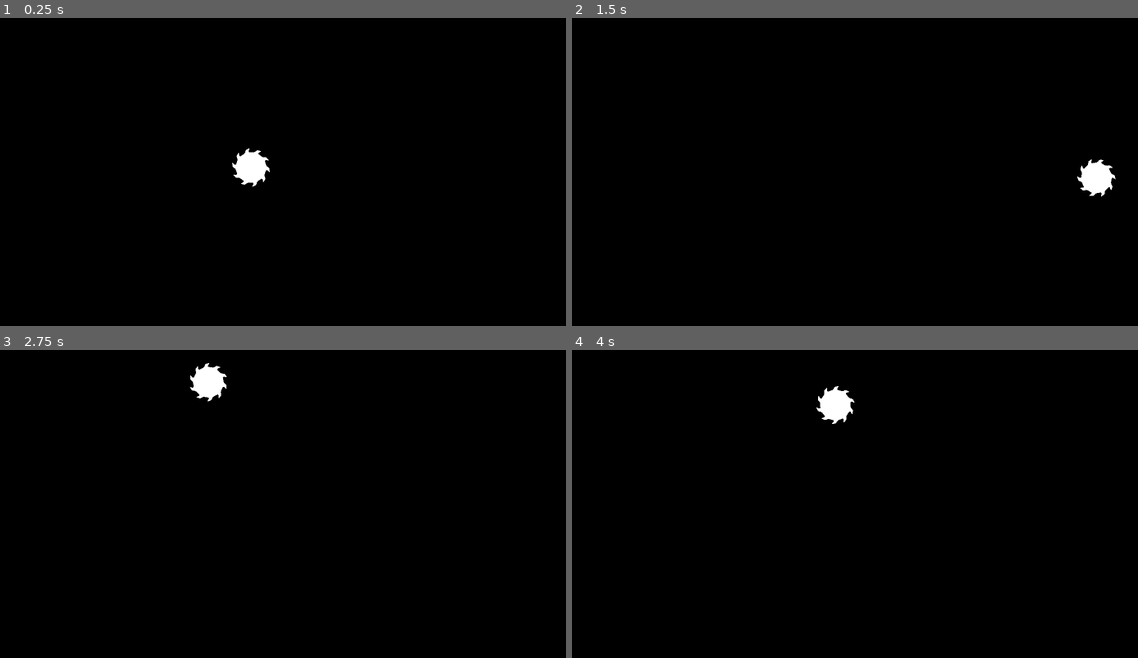
Above: before the commit, frames 1-4 (two rows, left to right).
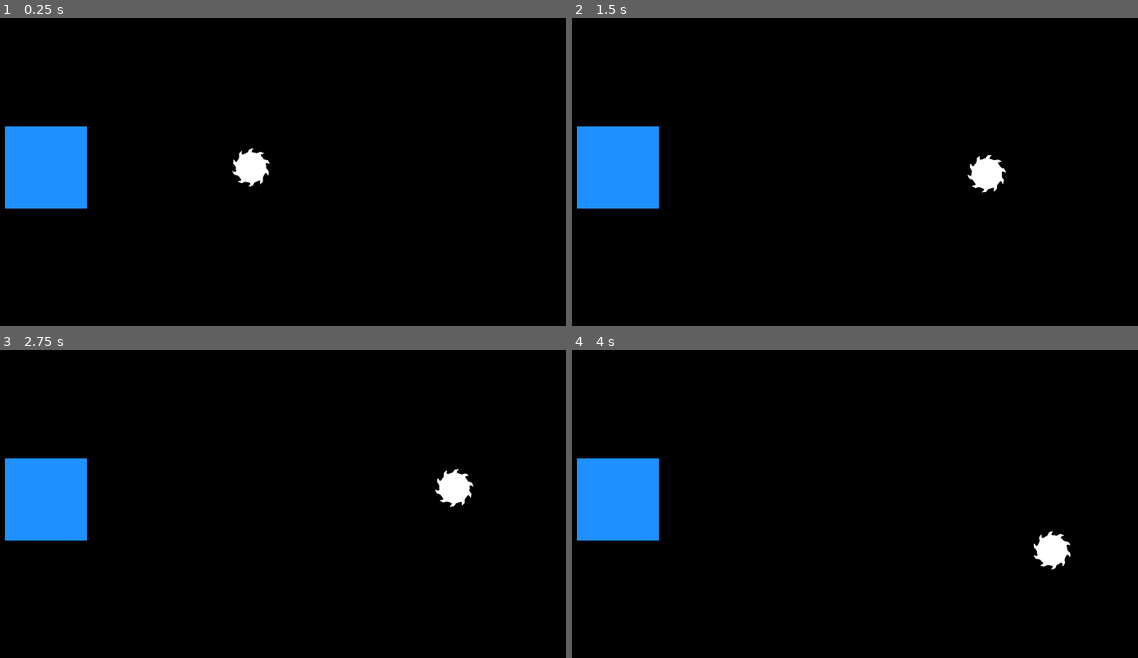
Above: after the commit, the same moments.

Repository: kelliedlynch/SpinGame
Game: Godot game, scene res://Playground/ArenaPlayground.tscn
Two runs of this game, one before a commit and one after it. Both use one fixed random seed, a clock stepped at 60 frames per second and the inputs below.
Inputs:
- Up to frame 1 (0.25 s): no input
- Up to frame 2 (1.5 s): tap Enter (ui_accept) at 0.5, 0.77 s; hold Right (ui_right) 0.53-1.28 s; hold Down (ui_down) from 1.28 s (still down)
- Up to frame 3 (2.75 s): tap Enter (ui_accept) at 1.52 s; release Down (ui_down) at 2.03 s; hold Right (ui_right) from 2.03 s (still down)
- Up to frame 4 (4 s): release Right (ui_right) at 2.78 s; hold Up (ui_up) 2.78-3.53 s; tap Enter (ui_accept) at 3.02, 3.77 s; hold Left (ui_left) from 3.53 s (still down)

The runs differ from the first frame. In frame 1, 4.0% of the frame differs, in the area x 0-48%, y 35-62%; in frame 2, 4.9%; in frame 3, 4.9%, in the area x 0-84%, y 4-62%; in frame 4, 4.9%.

Commit message:
Physics looking much better. Collisions working as intended. Currently trying to properly adjust speed when starting/stopping cuts.

Diff:
--- a/Component/Destructible/DestructibleArea.gd
+++ b/Component/Destructible/DestructibleArea.gd
@@ -1,7 +1,7 @@
 extends Area2D
 class_name DestructibleArea
 
-#var active_watch_area: Area2D = Area2D.new()
+var active_watch_area: Area2D = Area2D.new()
 var watch_radius := 20
 
 #var slowdown_zone := Area2D.new()
@@ -26,16 +26,17 @@
 	#slowdown_zone.linear_damp = 100
 	#slowdown_zone.linear_damp_space_override = SPACE_OVERRIDE_COMBINE
 
-	#add_child(active_watch_area)
+	add_child(active_watch_area)
 	#add_child(slowdown_zone)
 
 
 	area_entered.connect(_on_area_entered)
 	area_exited.connect(_on_area_exited)
-	#active_watch_area.monitoring = true
-	#active_watch_area.monitorable = false
-	#active_watch_area.area_entered.connect(_on_watch_area_entered)
-	#active_watch_area.area_exited.connect(_on_watch_area_exited)
+	get_parent().polygons_updated.connect(_on_polygons_updated)
+	active_watch_area.monitoring = true
+	active_watch_area.monitorable = false
+	active_watch_area.area_entered.connect(_on_watch_area_entered)
+	active_watch_area.area_exited.connect(_on_watch_area_exited)
 
 func _on_area_entered(node):
 	if !(node is Destructor): return
@@ -56,6 +57,7 @@
 
 func _on_watch_area_exited(node):
 	if !(node is Destructor): return
+	emit_signal("destructor_exited_watch_area", node)
 	#print("DestructibleArea watch area exited")
 
 
@@ -78,7 +80,7 @@
 	#pass
 
 func update_watch_area():
-	return
+	#return
 	#if active_watch_area == null: return
 	var watch_polygons: Array[PackedVector2Array] = []
 	for child in get_children():
@@ -94,18 +96,19 @@
 	for poly in watch_polygons:
 		expanded.append_array(Geometry2D.offset_polygon(poly, watch_radius,Geometry2D.JOIN_SQUARE))
 	if expanded.is_empty() == true: return
-	#var prior_children = active_watch_area.get_children()
-	#for poly in expanded:
-		#var p = CollisionPolygon2D.new()
-		#p.polygon = poly
-		##print("adding new polygon")
-		#active_watch_area.add_child(p)
+	var prior_children = active_watch_area.get_children()
+	for poly in expanded:
+		var p = CollisionPolygon2D.new()
+		p.polygon = poly
+		#print("adding new polygon")
+		active_watch_area.add_child(p)
 	#
-	#for child in prior_children:
-		#if child is CollisionPolygon2D:
-			##print("call remove child deferred")
-			##active_watch_area.call_deferred("remove_child", child)
-			##print("queue remove child")
+	for child in prior_children:
+		if child is CollisionPolygon2D:
+			child.queue_free()
+			#print("call remove child deferred")
+			#active_watch_area.call_deferred("remove_child", child)
+			#print("queue remove child")
 			#queued[child] = child
 
 	#for child in get_children():
@@ -114,9 +117,6 @@
 			#new_poly.polygon = child.polygon
 			#slowdown_zone.add_child(new_poly)
 
-
-func _integrate_forces(state: PhysicsDirectBodyState2D):
-	pass
 
 #func _physics_process(delta: float) -> void:
 	# watched shape children queued for removal
--- a/Component/Destructor/Destructor.gd
+++ b/Component/Destructor/Destructor.gd
@@ -40,6 +40,10 @@
 		#remove_child(next_frame)
 		next_frame.queue_free()
 
+func _on_destroyed_material(d: Destructor, mat: DestructibleEntity):
+	await get_tree().physics_frame
+	parent.linear_velocity -= parent.linear_velocity * Vector2(mat.material_resistance, mat.material_resistance)
+	parent.get_parent().spin_speed -= mat.material_resistance
 
 func _physics_process(delta: float) -> void:
 	var spin = parent.get_parent().spin_speed
--- a/Entity/DestructibleEntity.gd
+++ b/Entity/DestructibleEntity.gd
@@ -4,13 +4,8 @@
 #@onready var destructible_area: DestructionArea = $DestructionArea
 #@onready var destruction_polys: Array[PackedVector2Array] = PolygonMath.polygons_from_children($DestructionArea)
 @onready var destructible_area = $DestructibleArea
-#@onready var visible_area = $VisibleArea
+@onready var visible_area = $VisibleArea
 @onready var hitbox = $DestructibleHitbox
-
-var clip_queue: Array[PackedVector2Array] = []
-var queued_clip: PackedVector2Array = []
-var clip_timer = 3
-var clip_timer_elapsed = 0
 
 # TODO: these should probably not be an absolute size; should probably calculate based on rendered size
 #		because polygons can be any size and are scaled when rendered
@@ -23,13 +18,18 @@
 # this is the maximum number of chunks that can break off when a destructor hits
 var material_chunk_quantity = 20
 
-var material_hardness = 10
+# TODO: have better cut start/stop detection, so that inertia can factor in.
+const CUT_INERTIA = .5
+var material_hardness = 3
+var material_resistance = .02
+var material_max_cut_speed = 10
 
 var active_destructors = {}
 
 signal fragments_created
 signal was_destroyed
 signal destructible_area_clipped
+signal destructor_destroyed_material
 
 func _init():
 	#super._init()
@@ -37,31 +37,28 @@
 	#polygons_updated.connect(_on_polygons_updated)
 
 func _ready() -> void:
-	polygons_updated.connect(destructible_area._on_polygons_updated)
+	#polygons_updated.connect(destructible_area._on_polygons_updated)
 	super._ready()
-	#polygons_updated.connect(destructible_area._on_polygons_updated)
-	#destructible_area.update_watch_area()
-	#hitbox.position = destructible_area.position
-	#destructible_area_clipped.connect(destructible_area.update_slowdown_zone)
-	#destructible_area.area_entered.connect(_on_destructible_area_entered)
-	#destructible_area.area_exited.connect(_on_destructible_area_exited)
-	#destructible_area.area_entered.connect(_on_destructor_entered_destructible_area)
-
-	#destructible_area.area_exited.connect(_on_destructor_exited_destructible_area)
-	#destructible_area.area_exited.connect(hitbox._on_destructor_exited_area)
+
 	was_destroyed.connect(_on_was_destroyed)
 	fragments_created.connect(_on_fragments_created)
 	#destructible_area.destructor_entered_watch_area.connect(_on_destructor_entered_watch_area)
 	destructible_area.destructor_entered_destructible_area.connect(_on_destructor_entered_destructible_area)
 	destructible_area.destructor_exited_destructible_area.connect(_on_destructor_exited_destructible_area)
 	destructible_area.destructor_exited_watch_area.connect(_on_destructor_exited_watch_area)
+	#destructible_area.body_entered.connect(_on_body_entered_test)
 	#destructible_area.queue_free()
 	#hitbox.collision_layer = 10
 
+func _on_body_entered_test(node):
+	print("body entered destructible area")
+
+
 func _on_was_destroyed():
 	queue_free()
 
 func apply_destructor(destructor: Destructor):
+	if destructor.get_parent().get_parent().cutting_power() < material_hardness: return
 	var translated_destructor_polys: Array[PackedVector2Array] = []
 	for poly in destructor.get_children():
 		if !(poly is CollisionPolygon2D) or destructor.next.has(poly): continue
@@ -133,18 +130,18 @@
 	var polys_after_decay: Array[PackedVector2Array] = []
 	for i in final_polys:
 		if _is_decayable(polys_after_destruction[i]) == true:
-			#var local_poly = []
-			#for vertex in polys_after_destruction[i]:
-				#local_poly.append(get_parent().to_local(destructible_area.to_global(vertex)))
-			#
-			#var frag = DebrisFragment.new()
-#
-			#frag.velocity = Vector2(randi_range(40, 60) * cos(randf_range(0, 6.2)), randi_range(40, 60) * sin(randf_range(0, 6.2)))
-			#frag.rotate_speed = 0
-			#frag.timeout *= 2
-			#frag.color = Color.STEEL_BLUE
-			#frag.polygon = local_poly
-			#add_sibling(frag)
+			var local_poly = []
+			for vertex in polys_after_destruction[i]:
+				local_poly.append(get_parent().to_local(destructible_area.to_global(vertex)))
+
+			var frag = DebrisFragment.new()
+
+			frag.velocity = Vector2(randi_range(40, 60) * cos(randf_range(0, 6.2)), randi_range(40, 60) * sin(randf_range(0, 6.2)))
+			frag.rotate_speed = 0
+			frag.timeout *= 2
+			frag.color = Color.STEEL_BLUE
+			frag.polygon = local_poly
+			add_sibling(frag)
 			continue
 
 		polys_after_decay.append(polys_after_destruction[i])
@@ -161,18 +158,6 @@
 
 	holes_removed = PolygonMath.merge_recursive(holes_removed)
 
-
-	#update_polygons(destructible_area.slowdown_zone, polys_before_clipping)
-	#update_polygons(destructible_area, polys_after_decay)
-
-	#_update_next_frame(destructible_area, holes_removed)
-	#emit_signal("destructible_area_clipped", polys_after_decay)
-	#call_deferred("update_polygons", destructible_area.slowdown_zone, polys_after_decay)
-	#destructible_area.update_slowdown_zone(polys_after_decay)
-	#call_deferred("update_polygons", destructible_area, holes_removed)
-	#call_deferred("update_polygons", visible_area, polys_after_decay)
-	#call_deferred("update_polygons", hitbox, polys_after_decay)
-
 	for child in destructible_area.get_children():
 		if child is CollisionPolygon2D:
 			child.queue_free()
@@ -191,32 +176,19 @@
 		n.polygon = poly
 		hitbox.add_child(n)
 
-	#var to_remove_again = []
-	#for child in hitbox.get_children():
-		#if child is CollisionPolygon2D:
-			#to_remove_again.append(child)
-	#_remove_next_frame(to_remove_again)
-	#for poly in holes_removed:
-		#var n = CollisionPolygon2D.new()
-		#n.polygon = poly
-		#hitbox.add_child(n)
-
-	#_update_next_frame(visible_area, polys_after_decay)
-	#update_polygons(visible_area, holes_removed)
-	#_update_next_frame(hitbox, polys_after_decay)
-	#update_polygons(hitbox, holes_removed)
-
-func _remove_next_frame(nodes):
-	await get_tree().physics_frame
-	for node in nodes:
-		if node != null:
-			node.call_deferred("queue_free")
-
-
-func _update_next_frame(node, polys):
-	#await get_tree().physics_frame
-	#update_polygons(node, polys)
-	call_deferred("update_polygons", node, polys)
+	for child in visible_area.get_children():
+		if child is Polygon2D:
+			child.queue_free()
+
+	for poly in holes_removed:
+		var n = Polygon2D.new()
+		n.polygon = poly
+		n.scale = entity_scale
+		n.color = color
+		visible_area.add_child(n)
+
+	emit_signal("destructor_destroyed_material", destructor, self)
+	destructor.get_parent().get_parent().spin_speed -= material_resistance
 
 
 func _simplify_and_prune(poly: Array[PackedVector2Array]) -> Array[PackedVector2Array]:
@@ -277,7 +249,7 @@
 	return triangle
 
 func _on_fragments_created(n: int, pos: Vector2, travel_vec: Vector2, center: Vector2):
-	return
+	#return
 	for i in n:
 		var frag = DebrisFragment.new()
 		frag.polygon = _get_fragment(Vector2(8, 8))
@@ -304,23 +276,25 @@
 
 func _on_destructor_entered_destructible_area(node):
 	if !(node is Destructor): return
+	#print("destructor entered destructible area")
+	destructor_destroyed_material.connect(node._on_destroyed_material)
 	active_destructors[node] = node
 	pass
 
 func _on_destructor_entered_watch_area(node):
-	#destructible_area.destructor_exited_watch_area.connect(_on_destructor_exited_watch_area)
-	#hitbox.add_collision_exception_with(node.get_parent())
-	#active_destructors[node] = node
 
 	pass
 
 func _on_destructor_exited_watch_area(node):
 	#hitbox.remove_collision_exception_with(node.get_parent())
+	#print("destructor exited watch area")
+	#active_destructors.erase(node)
 	pass
 
 func _on_destructor_exited_destructible_area(node):
 	if !(node is Destructor): return
 	#print("destructor exited destructible area")
+	destructor_destroyed_material.disconnect(node._on_destroyed_material)
 	#hitbox.remove_collision_exception_with(node.get_parent())
 	#print("exited destructible area")
 	active_destructors.erase(node)
--- a/Entity/DestructibleEntity.tscn
+++ b/Entity/DestructibleEntity.tscn
@@ -1,6 +1,7 @@
-[gd_scene load_steps=4 format=3 uid="uid://lao37d41bf1w"]
+[gd_scene load_steps=5 format=3 uid="uid://lao37d41bf1w"]
 
 [ext_resource type="Script" path="res://Entity/DestructibleEntity.gd" id="2_de7c5"]
+[ext_resource type="Script" path="res://Component/VisibleArea.gd" id="2_f0jng"]
 [ext_resource type="Script" path="res://Component/Destructible/DestructibleArea.gd" id="3_2lp58"]
 [ext_resource type="Script" path="res://Component/Destructible/DestructibleHitbox.gd" id="4_832lt"]
 
@@ -12,3 +13,6 @@
 
 [node name="DestructibleHitbox" type="AnimatableBody2D" parent="."]
 script = ExtResource("4_832lt")
+
+[node name="VisibleArea" type="Node2D" parent="."]
+script = ExtResource("2_f0jng")
--- a/Entity/SGEntityBase.gd
+++ b/Entity/SGEntityBase.gd
@@ -38,18 +38,10 @@
 	if component is VisibleArea:
 		child_type = "Polygon2D"
 	for child in component.get_children():
-		if component is Destructor:
-			_remove_if_real(child, component)
-		else:
-			if child.get_class() == child_type:
-				child.queue_free()
+		if child.get_class() == child_type:
+			child.queue_free()
 				#component.remove_child(child)
 	for poly in polygons:
-		var tri = Geometry2D.triangulate_polygon(poly)
-		if tri.is_empty():
-			pass
-		if Geometry2D.is_polygon_clockwise(poly) == true:
-			pass
 		_make_new_shape(poly, child_type, component)
 		#var n = ClassDB.instantiate(child_type)
 		#n.polygon = poly
@@ -66,6 +58,7 @@
 		pass
 	if child_type == "Polygon2D":
 		n.color = color
+		#n.scale = entity_scale
 	component.add_child(n)
 	pass
 
--- a/Player/Player.gd
+++ b/Player/Player.gd
@@ -7,7 +7,8 @@
 @onready var destructor: Destructor = $RigidHitbox/Destructor
 
 var max_spin_speed = 6
-var spin_speed = .25
+var min_spin_speed = .5
+var spin_speed = 1
 var spin_accel = .7
 
 #signal needs_push
@@ -30,29 +31,11 @@
 	update_polygons(destructor, [circle])
 	super._ready()
 
-func _on_body_entered(node):
-	print("incoming velocity", hitbox.linear_velocity)
-	if node is AnimatableBody2D:
-		hitbox.queued_push = hitbox.linear_velocity
-
-func _on_body_shape_entered(body_rid: RID, body: Node, body_shape_index: int, local_shape_index: int):
-	print("body shape entered")
-	pass
-
 func cutting_power() -> float:
-	return pre_collision_velocity.length() / 10 * destructor.power * sqrt(spin_speed)
+	return hitbox.linear_velocity.length() / 1000 + spin_speed
 
 func _process(delta: float) -> void:
-	#super._process(delta)
-	#if _queued_render_change == true:
-		#call_deferred("_update_render_objects")
-		#_queued_render_change = false
 	spin_speed += delta * spin_accel
-	spin_speed = clamp(spin_speed, 0, max_spin_speed)
+	spin_speed = clamp(spin_speed, min_spin_speed, max_spin_speed)
 	var r = spin_speed * delta
 	visible_area.rotate(r)
-	#print(global_position, linear_velocity)
-	var power = 1000
-	#if Input.is_action_pressed("ui_left"):
-		##linear_velocity += Vector2(-power, 0)
-		#apply_central_force(Vector2(-power, 0))
--- a/Player/PlayerHitbox.gd
+++ b/Player/PlayerHitbox.gd
@@ -5,6 +5,8 @@
 var last_frame_velocity: Vector2 = Vector2.ZERO
 
 var needs_push = false
+
+var input_vector := Vector2.ZERO
 
 func _ready() -> void:
 	contact_monitor = true
@@ -26,11 +28,19 @@
 		##needs_push = true
 
 func _integrate_forces(state: PhysicsDirectBodyState2D) -> void:
-	#print("linear velocity", linear_velocity, state.linear_velocity)
+	state.linear_velocity += input_vector
+	input_vector = Vector2.ZERO
+	if state.linear_velocity.length() > max_speed:
+		state.linear_velocity = state.linear_velocity.clamp(Vector2(-max_speed, -max_speed), Vector2(max_speed, max_speed))
+
 	var test = move_and_collide(state.linear_velocity * state.step, true, .08, false)
 	###print(state.transform)
 	if test != null and test.get_collider() is DestructibleHitbox:
-		state.linear_velocity *= test.get_collider().get_parent().destructible_area.linear_damp / 1000
+		print("before ", state.linear_velocity)
+		var max_cut = test.get_collider().get_parent().material_max_cut_speed
+		state.linear_velocity = state.linear_velocity.clamp(-Vector2(max_cut, max_cut), Vector2(max_cut, max_cut))
+		print("after ", state.linear_velocity)
+		#move_and_collide(test.get_travel() * .9, false, .08, false)
 		pass
 		#if test.get_collider() is DestructibleHitbox:
 			##state.total_linear_damp = test.get_collider().get_parent().linear_damp
@@ -46,8 +56,8 @@
 	#if get_contact_count() == 0:
 		#last_frame_velocity = state.linear_velocity
 		#pass
-	if state.linear_velocity.length() > max_speed:
-		state.linear_velocity = state.linear_velocity.clamp(Vector2(-max_speed, -max_speed), Vector2(max_speed, max_speed))
+	#if state.linear_velocity.length() > max_speed:
+		#state.linear_velocity = state.linear_velocity.clamp(Vector2(-max_speed, -max_speed), Vector2(max_speed, max_speed))
 	#if get_contact_count() == 0:
 		#get_parent().linear_velocity = state.linear_velocity
 	#get_parent().linear_velocity = state.linear_velocity
@@ -86,16 +96,16 @@
 func _process(delta) -> void:
 	#last_frame_velocity = linear_velocity
 	#get_parent().linear_velocity = linear_velocity
-	var power = 100000
+	var power = 1000
 	if Input.is_action_pressed("ui_left"):
 		#linear_velocity += Vector2(-power * delta, 0)
-		apply_central_force(Vector2(-power * delta, 0))
+		input_vector += (Vector2(-power * delta, 0))
 	if Input.is_action_pressed("ui_right"):
 		#linear_velocity += Vector2(power * delta, 0)
-		apply_central_force(Vector2(power * delta, 0))
+		input_vector += (Vector2(power * delta, 0))
 	if Input.is_action_pressed("ui_up"):
 		#linear_velocity += Vector2(0, -power * delta)
-		apply_central_force(Vector2(0, -power * delta))
+		input_vector += (Vector2(0, -power * delta))
 	if Input.is_action_pressed("ui_down"):
 		#linear_velocity += Vector2(0, power * delta)
-		apply_central_force(Vector2(0, power * delta))
+		input_vector += (Vector2(0, power * delta))
